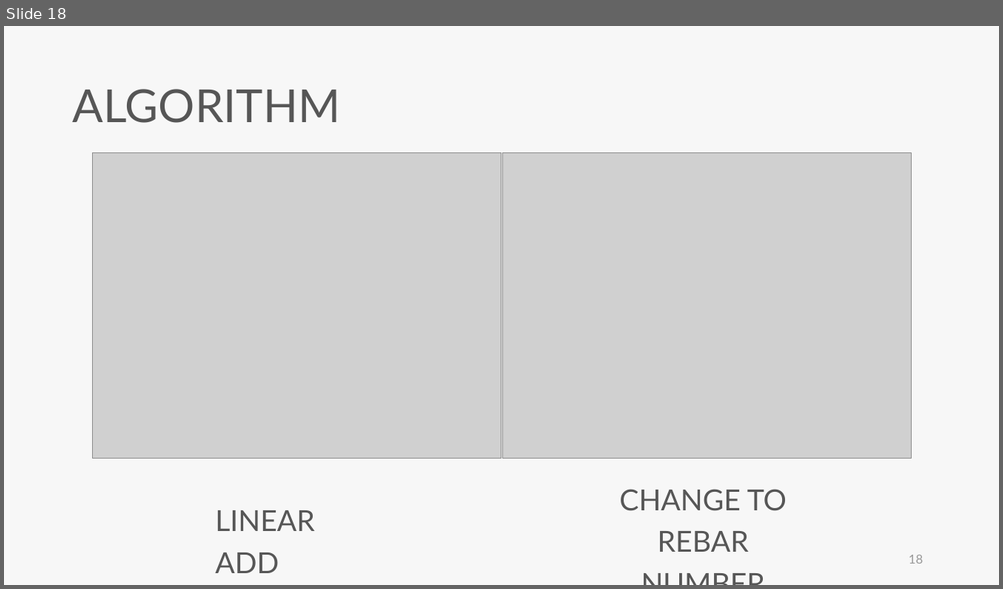
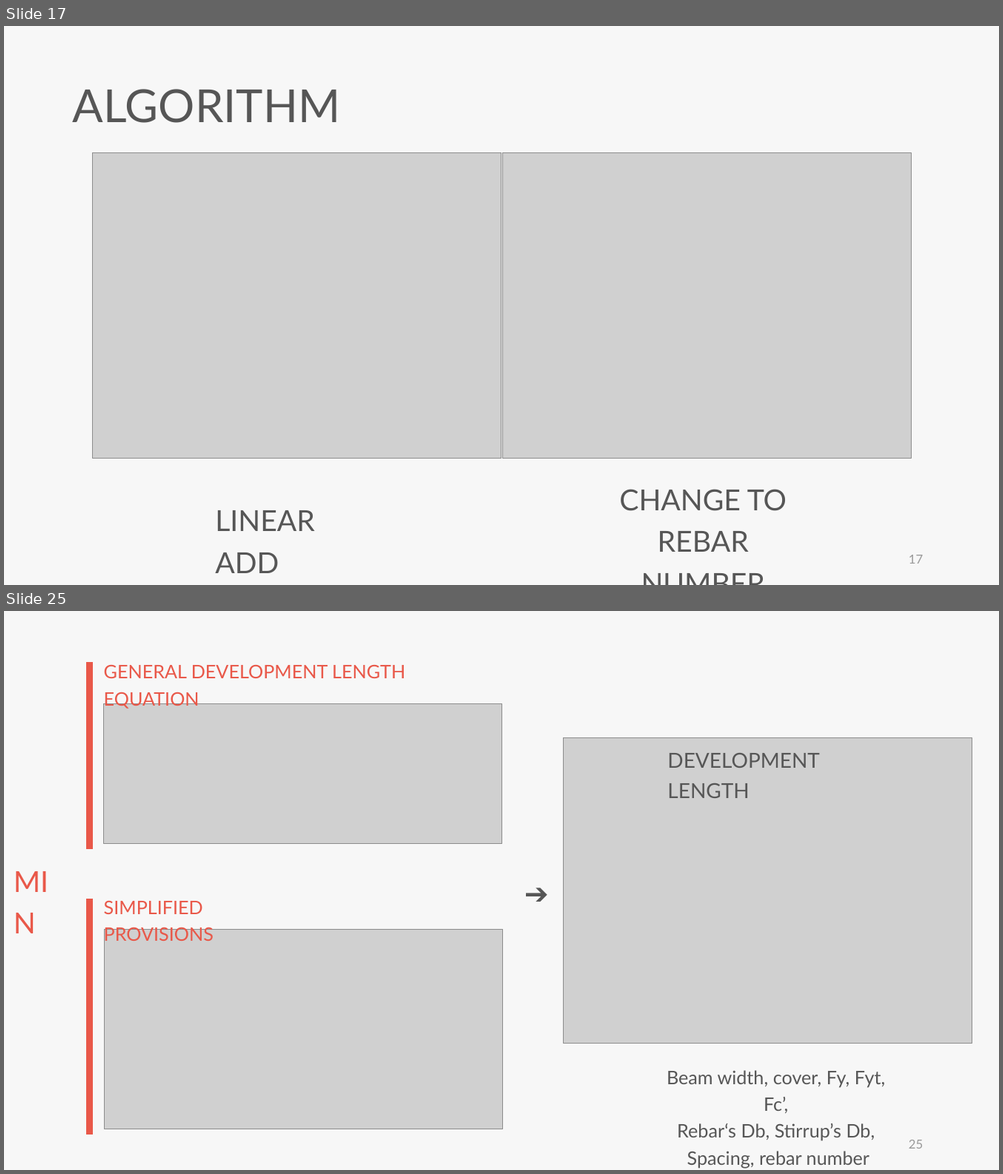
Before and after one commit to skyran1278/VbaProject, a slide deck: 20180126_SmartSplice/20180920_Meeting/20180920 Meeting.pptx. Shown one above the other, each under a label of ours: slide 18 before the commit, slides 17 and 25 after it; the slides between them are not shown. The pictures are 1003x589 and 1003x1174 pixels, drawn with LibreOffice and Linux fonts; fonts in the diff are those of the drawing; grey boxes stand for pictures. Boxes give left, top, right and bottom in pixels: in the first picture for what was removed or moved away, otherwise in the second. Text is boxed around its words. In the diff, an @@ line names an element or a change of style, - is before the commit and + after.

```diff
--- a/20180126_SmartSplice/20180920_Meeting/20180920 Meeting.pptx
+++ b/20180126_SmartSplice/20180920_Meeting/20180920 Meeting.pptx
@@ slide 25 added at <box>4,611,999,1170</box>, background #F7F7F7 @@
@@ line added from (90, 663) to (90, 849), #E95849 6 pt @@
@@ text added at <box>104,665,405,709</box>, 18 pt, text #E95849 @@
+GENERAL DEVELOPMENT LENGTH EQUATION
@@ picture added at <box>104,704,503,844</box> @@
@@ picture added at <box>563,738,972,1044</box> @@
@@ text added at <box>667,753,819,798</box>, 20 pt, text #565656 @@
+DEVELOPMENT LENGTH
@@ text added at <box>14,853,74,898</box>, 28 pt, text #E95849 @@
+MIN
@@ text added at <box>524,865,563,910</box>, 28 pt, text #565656 @@
+➔
@@ line added from (90, 899) to (90, 1135), #E95849 6 pt @@
@@ text added at <box>104,901,213,945</box>, 18 pt, text #E95849 @@
+SIMPLIFIED PROVISIONS
@@ picture added at <box>104,930,503,1130</box> @@
@@ text added at <box>666,1071,885,1168</box>, 18 pt, text #565656 @@
+Beam width, cover, Fy, Fyt, Fc’,
+Rebar‘s Db, Stirrup’s Db,
+Spacing, rebar number
@@ page number added at <box>908,1140,922,1149</box>, 12 pt, text #9A9A9A @@
+25
@@ what was slide 18 is now slide 17 @@
@@ page number at <box>908,555,922,564</box>: text changed @@
-18
+17
```
Also in this commit, not shown: 11 slides changed, 11 other slides added, 2 slides removed, 6 other files.
